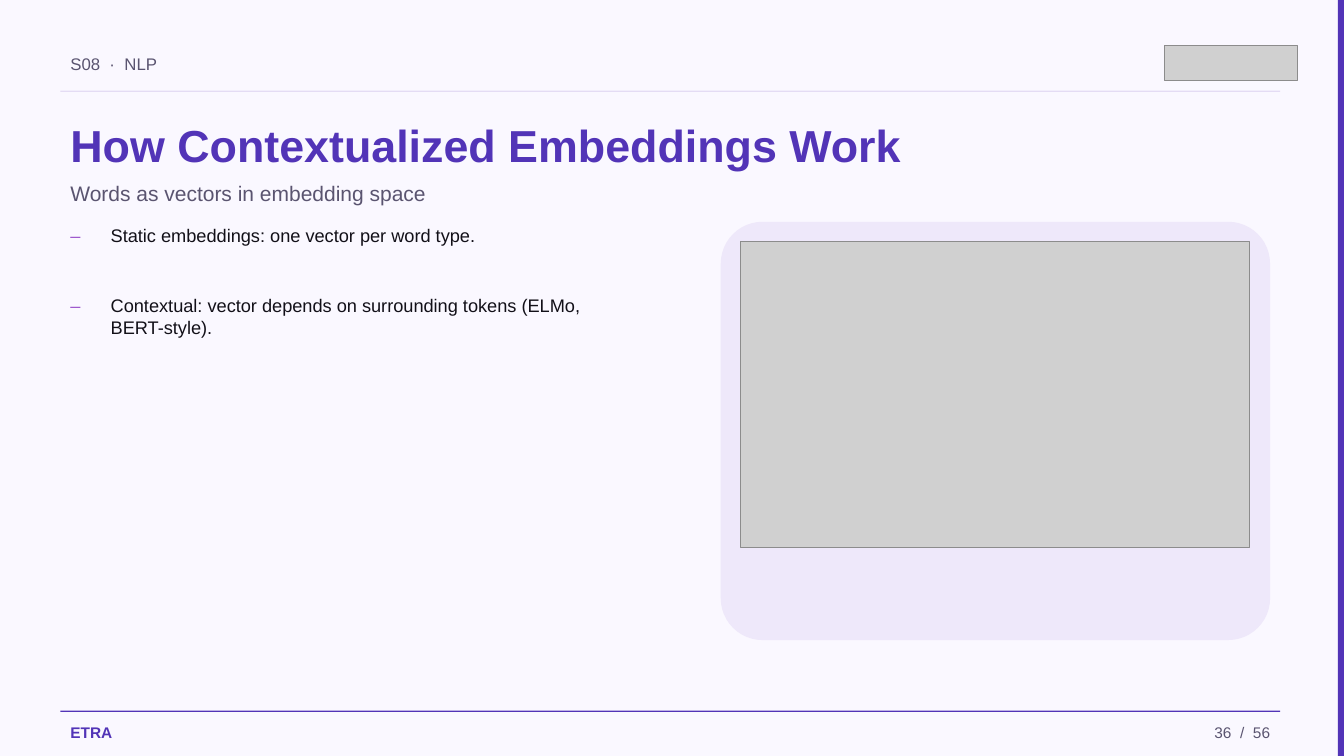
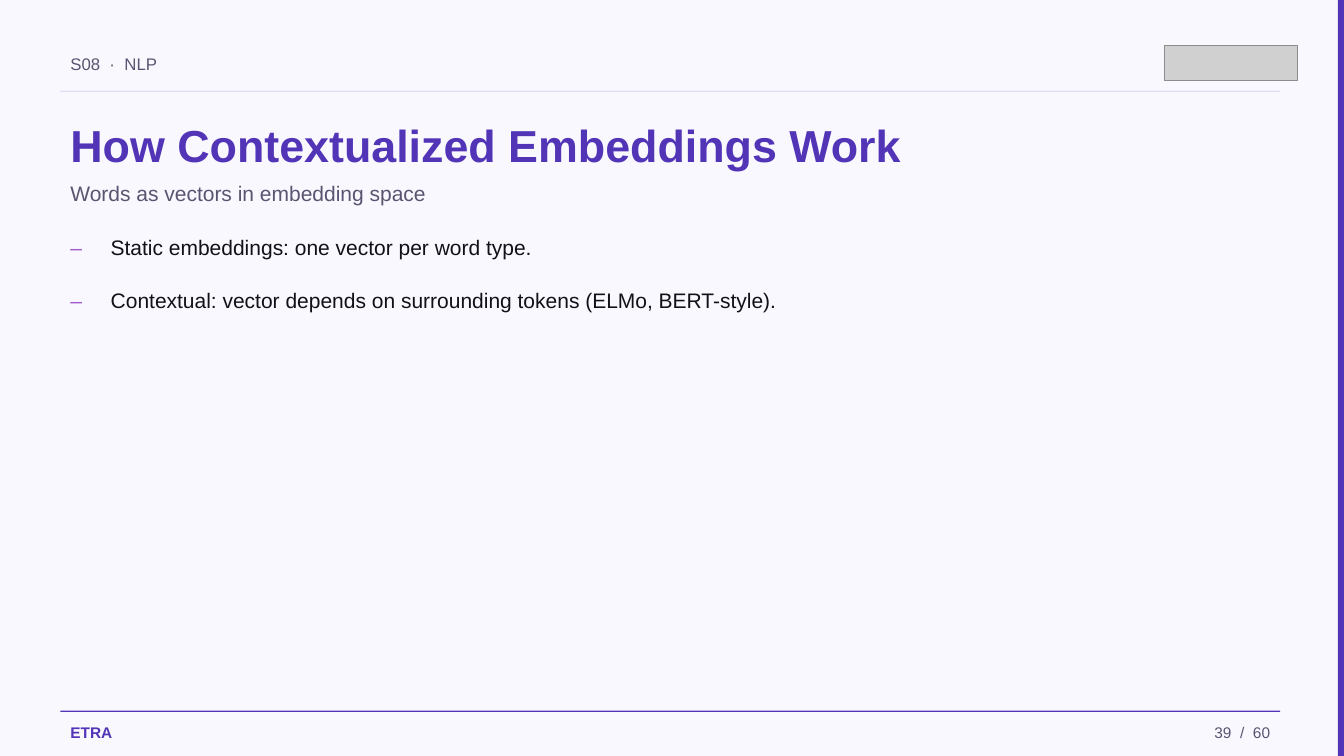
Before and after one commit to iksasa15/AI-ML, a slide deck: slide 39 of web-presentation/pdf-exports/Week3-Session1-NLP.pptx (slide 36 before the commit). Drawn at 1344x756 pixels with LibreOffice and Linux fonts; fonts in the diff are those of the drawing; grey boxes stand for pictures. Boxes give left, top, right and bottom in pixels: in the first picture for what was removed or moved away, otherwise in the second. Text is boxed around its words. In the diff, an @@ line names an element or a change of style, - is before the commit and + after.

```diff
--- a/web-presentation/pdf-exports/Week3-Session1-NLP.pptx
+++ b/web-presentation/pdf-exports/Week3-Session1-NLP.pptx
@@ text "–": place and size @@
-text "–" at (60, 220, 96, 279)
+text "–" at (60, 230, 96, 272)
@@ text "Static embeddings: one vector per ...": place and size @@
-text "Static embeddings: one vector per ..." at (111, 228, 475, 246)
+text "Static embeddings: one vector per ..." at (111, 239, 531, 260)
@@ rounded rectangle removed at (721, 222, 1270, 640) @@
@@ picture removed at (741, 242, 1250, 548) @@
@@ size 13 to 15 pt in 4 elements at (111, 239, 531, 260), (111, 292, 776, 312), (60, 230, 96, 272), (60, 282, 96, 325) @@
@@ text "–": place and size @@
-text "–" at (60, 289, 96, 349)
+text "–" at (60, 282, 96, 325)
@@ text at (1214, 727, 1270, 738): text changed @@
-36 / 56
+39 / 60
```
Also in this commit, not shown: 54 other slides changed, 4 slides added, 5 other files.
